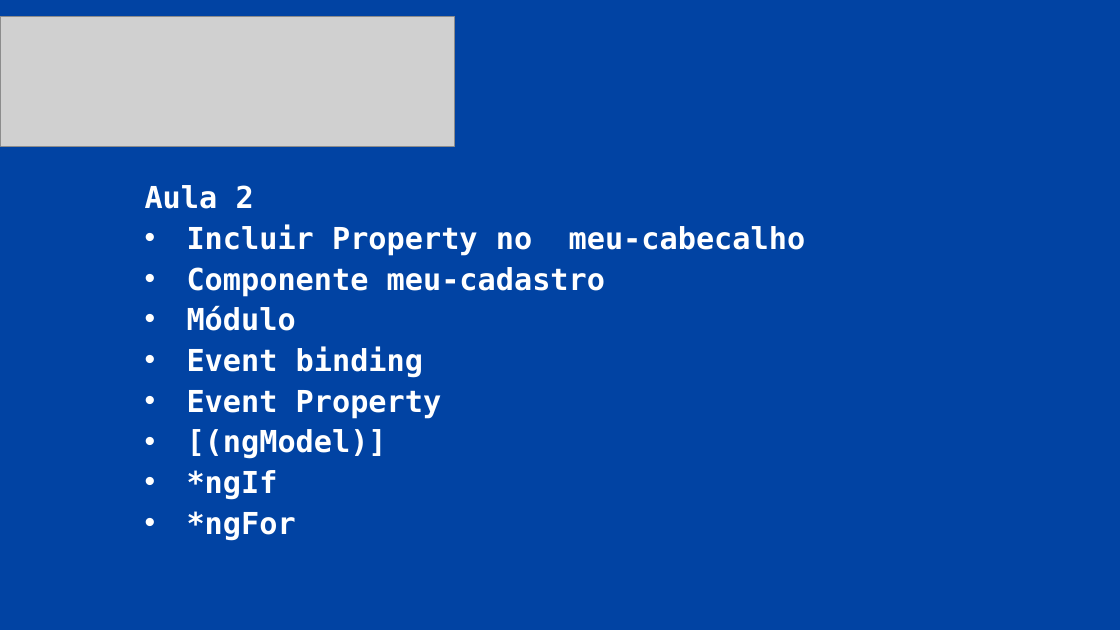
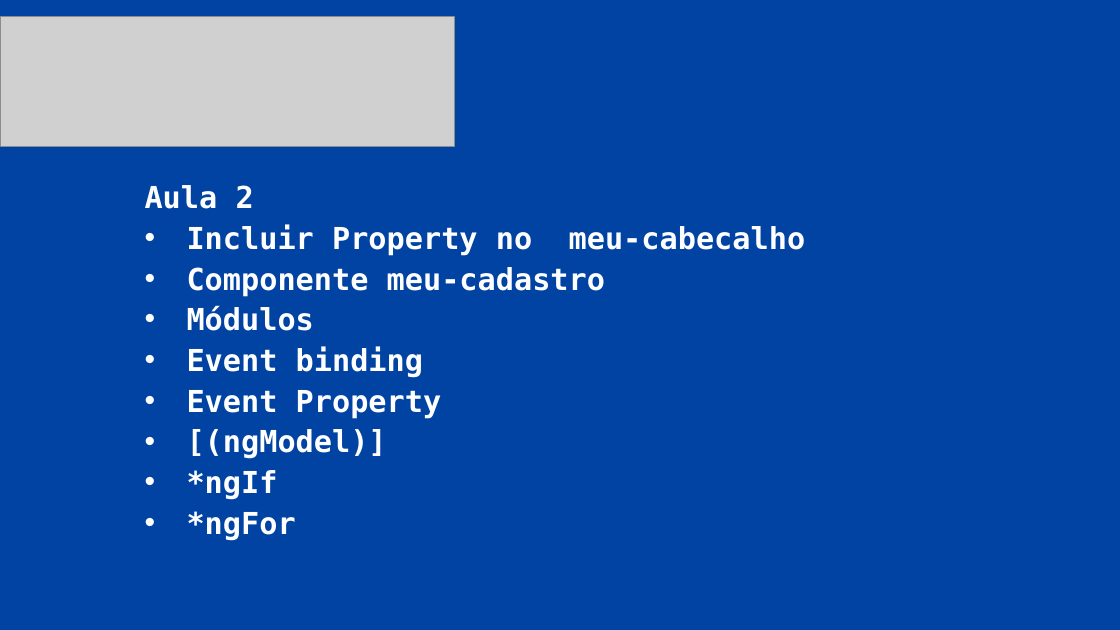
Before and after one commit to LeonardoChavesCavalcante/estudosAngular, a slide deck: slide 5 of SlideTreinamentoAngular2.pptx. Drawn at 1120x630 pixels with LibreOffice and Linux fonts; fonts in the diff are those of the drawing; grey boxes stand for pictures. Boxes give left, top, right and bottom in pixels: in the first picture for what was removed or moved away, otherwise in the second. Text is boxed around its words. In the diff, an @@ line names an element or a change of style, - is before the commit and + after.

```diff
--- a/SlideTreinamentoAngular2.pptx
+++ b/SlideTreinamentoAngular2.pptx
@@ subtitle at [187, 306, 314, 331]: text changed @@
-• Módulo
+• Módulos
```
Also in this commit, not shown: 1 other slide changed, 1 slide added, 5 other files.
